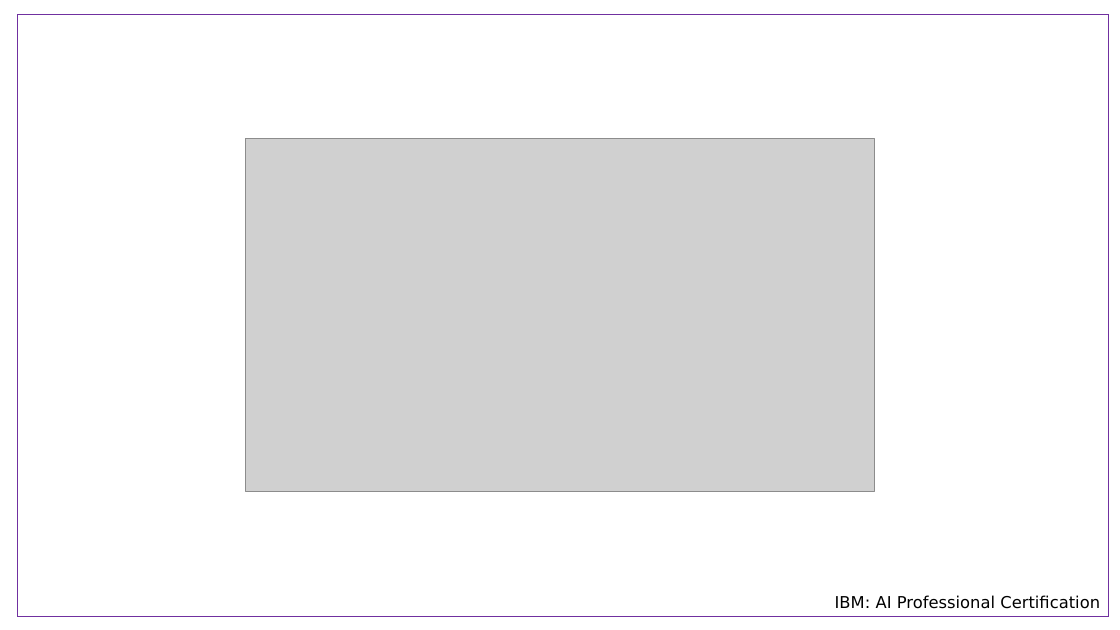
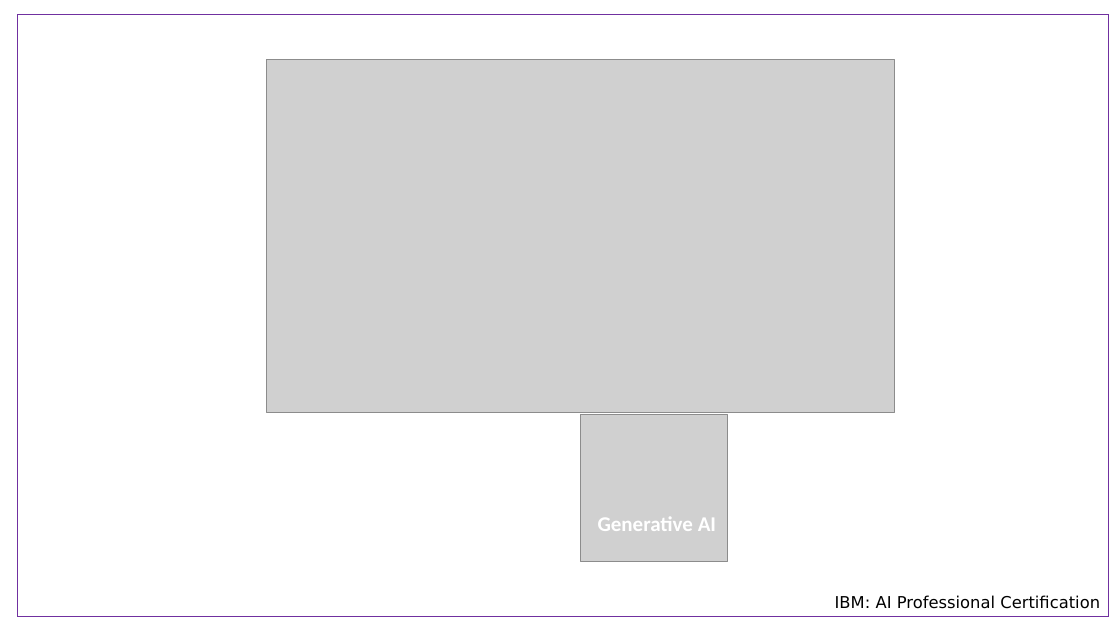
Before and after one commit to csameshiman/Axity_Curso_ML_2023, a slide deck: slide 3 of imagenes/Introducción.pptx. Drawn at 1120x630 pixels with LibreOffice and Linux fonts; fonts in the diff are those of the drawing; grey boxes stand for pictures. Boxes give left, top, right and bottom in pixels: in the first picture for what was removed or moved away, otherwise in the second. Text is boxed around its words. In the diff, an @@ line names an element or a change of style, - is before the commit and + after.

```diff
--- a/imagenes/Introducción.pptx
+++ b/imagenes/Introducción.pptx
@@ picture: place and size @@
-picture at (246, 139, 875, 492)
+picture at (266, 60, 895, 413)
@@ picture added at (581, 415, 728, 562) @@
@@ text added at (598, 517, 716, 531), 18 pt, text #FFFFFF, bold @@
+Generative AI
```
